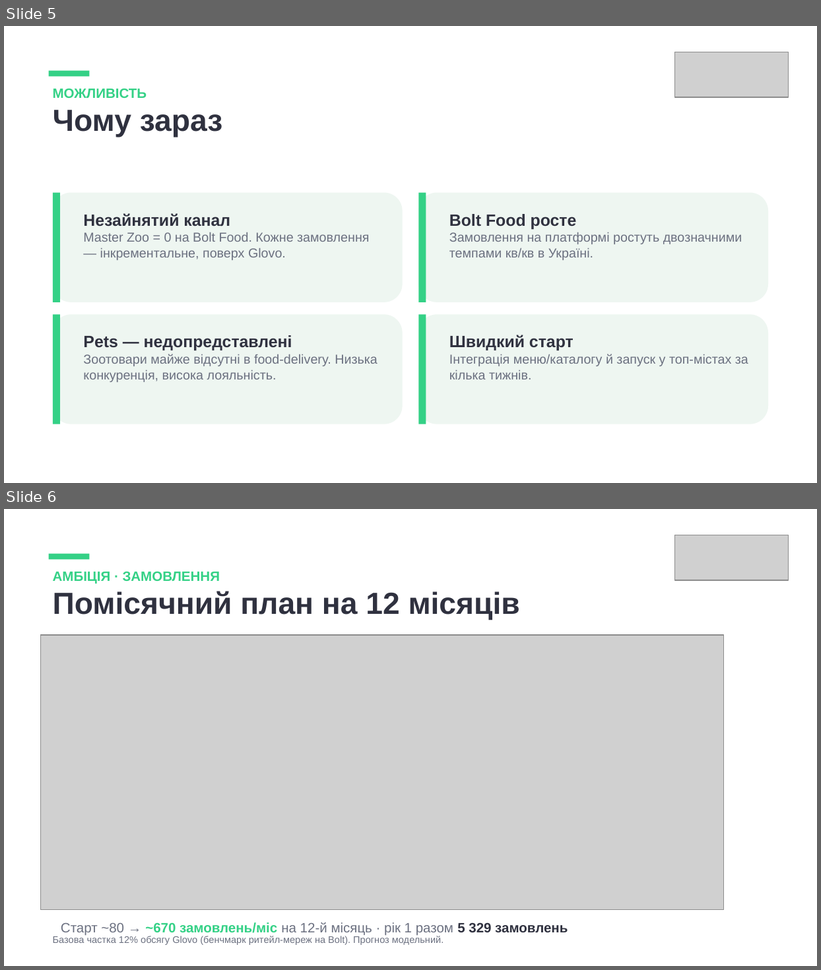
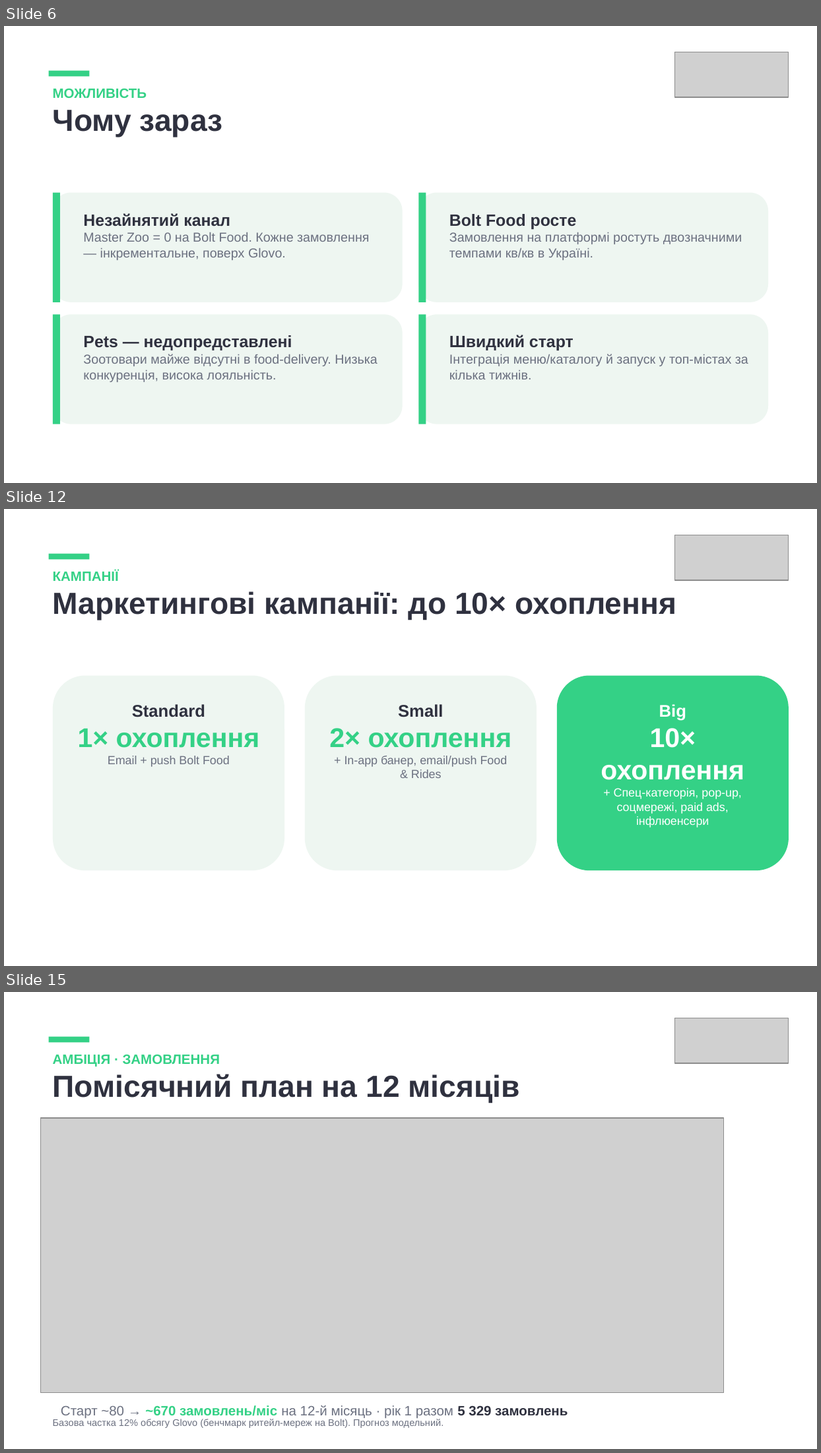
Before and after one commit to yuliianikolaieva/getplaced-report, a slide deck: Master-Zoo-Bolt-Food-Partnership.pptx. Shown one above the other, each under a label of ours: slides 5 and 6 before the commit, slides 6, 12 and 15 after it; the slides between them are not shown. The pictures are 821x970 and 821x1453 pixels, drawn with LibreOffice and Linux fonts; fonts in the diff are those of the drawing; grey boxes stand for pictures. Boxes give left, top, right and bottom in pixels: in the first picture for what was removed or moved away, otherwise in the second. Text is boxed around its words. In the diff, an @@ line names an element or a change of style, - is before the commit and + after.

```diff
--- a/Master-Zoo-Bolt-Food-Partnership.pptx
+++ b/Master-Zoo-Bolt-Food-Partnership.pptx
@@ slide 12 added at [4, 509, 817, 966], background #FFFFFF @@
@@ picture added at [675, 535, 789, 580] @@
@@ rectangle added at [49, 554, 89, 559], fill #34D186 @@
@@ text added at [53, 570, 677, 621], 27 pt, text #2F313F, bold @@
+КАМПАНІЇ
+Маркетингові кампанії: до 10× охоплення
@@ rounded rectangle added at [53, 676, 284, 871], fill #EEF6F1 @@
@@ rounded rectangle added at [305, 676, 537, 871], fill #EEF6F1 @@
@@ rounded rectangle added at [557, 676, 789, 871], fill #34D186 @@
@@ text added at [78, 704, 260, 767], 10.5 pt, text #6B7080, bold @@
+Standard
+1× охоплення
+Email + push Bolt Food
@@ text added at [329, 704, 512, 778], 10.5 pt, text #6B7080 @@
+Small
+2× охоплення
++ In-app банер, email/push Food & Rides
@@ text added at [601, 704, 745, 828], 10.5 pt, text #FFFFFF @@
+Big
+10× охоплення
++ Спец-категорія, pop-up, соцмережі, paid ads, інфлюенсери
@@ what was slide 5 is now slide 6 @@
@@ what was slide 6 is now slide 15 @@
```
Also in this commit, not shown: 1 slide changed, 8 other slides added, 2 other files.
